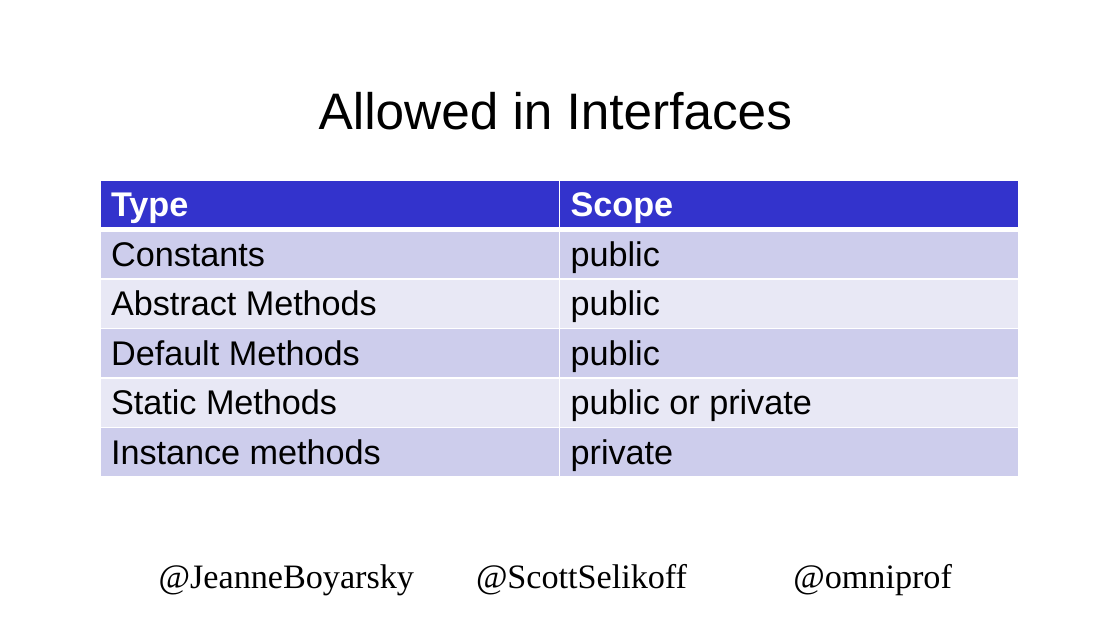
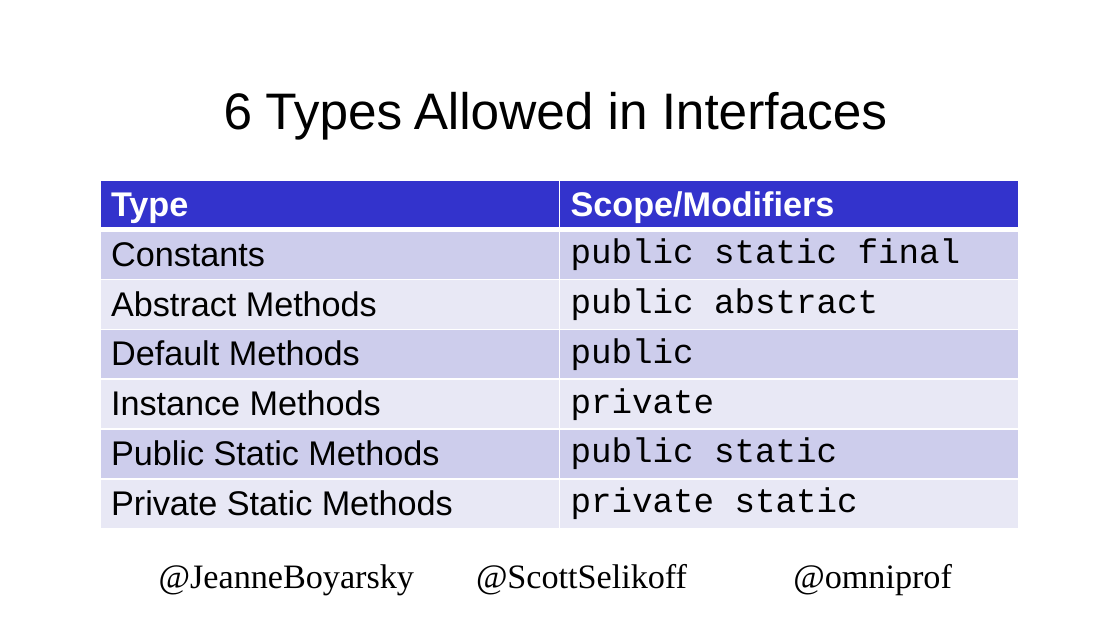
Before and after one commit to boyarsky/2019-oraclecodeone-cert-hol, a slide deck: slide 30 of 2019-OracleCodeOne-HOL.pptx (slide 29 before the commit). Drawn at 1120x630 pixels with LibreOffice and Linux fonts; fonts in the diff are those of the drawing; background and template pictures are left out. Boxes give left, top, right and bottom in pixels: in the first picture for what was removed or moved away, otherwise in the second. Text is boxed around its words. In the diff, an @@ line names an element or a change of style, - is before the commit and + after.

```diff
--- a/2019-OracleCodeOne-HOL.pptx
+++ b/2019-OracleCodeOne-HOL.pptx
@@ title at (x1=224, y1=91, x2=887, y2=139): text changed @@
-Allowed in Interfaces
+6 Types Allowed in Interfaces
@@ table at (x1=100, y1=180, x2=1018, y2=547) @@
-row 1, column 2: Scope
+row 1, column 2: Scope/Modifiers
-row 2, column 2: public
+row 2, column 2: public static final
-row 3, column 2: public
+row 3, column 2: public abstract
-row 5: Static Methods | public or private
-row 6: Instance methods | private
+row 5: Instance Methods | private
+row 6: Public Static Methods | public static
+row 7: Private Static Methods | private static
```
Also in this commit, not shown: 33 other slides changed, 1 slide added, 1 other file.
